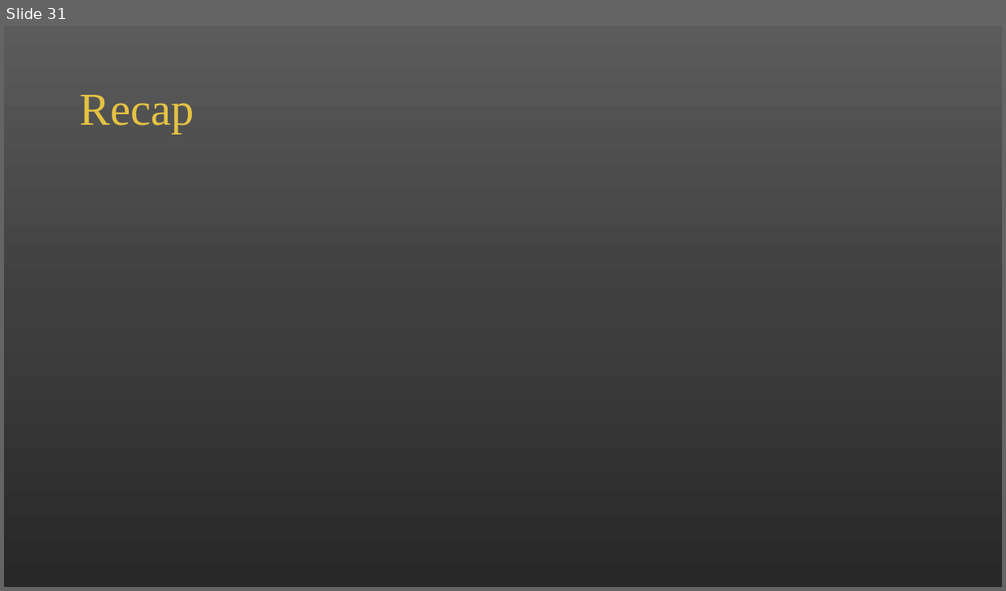
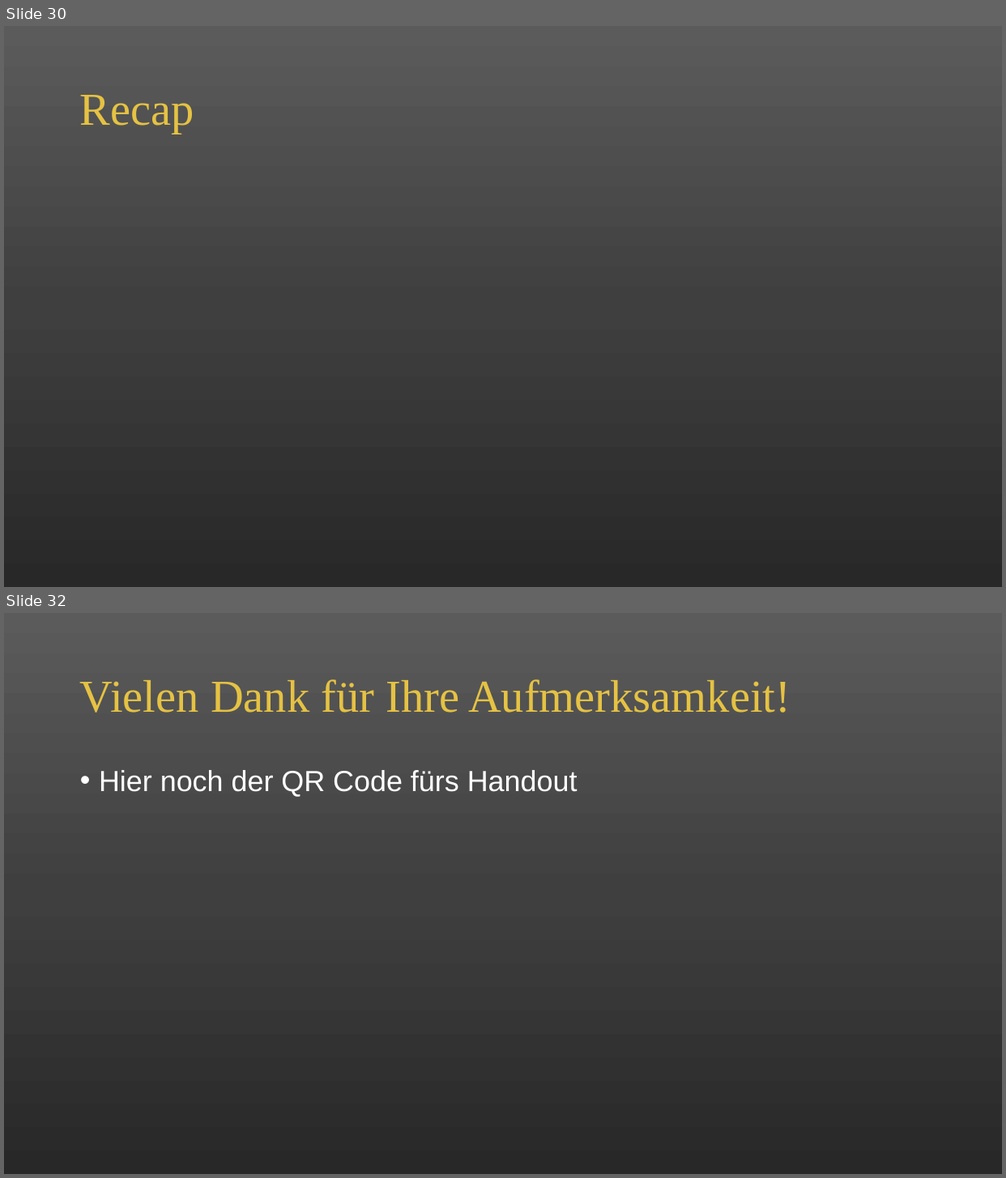
Before and after one commit to alicapr/CRM, a slide deck: CRM.pptx. Shown one above the other, each under a label of ours: slide 31 before the commit, slides 30 and 32 after it; the slides between them are not shown. The pictures are 1006x591 and 1006x1178 pixels, drawn with LibreOffice and Linux fonts; fonts in the diff are those of the drawing. Boxes give left, top, right and bottom in pixels: in the first picture for what was removed or moved away, otherwise in the second. Text is boxed around its words. In the diff, an @@ line names an element or a change of style, - is before the commit and + after.

Commit message:
Handout geaddet, Vikas Teil ppt fertig

```diff
--- a/CRM.pptx
+++ b/CRM.pptx
@@ slide 32 added at [4,613,1002,1174], background gradient #5B5B5B to #404040 to #292929 @@
@@ title added at [80,679,791,713], 44 pt, text #E5C243 @@
+Vielen Dank für Ihre Aufmerksamkeit!
@@ text added at [99,770,577,797], 28 pt, text #FFFFFF @@
+• Hier noch der QR Code fürs Handout
@@ what was slide 31 is now slide 30 @@
```
Also in this commit, not shown: 6 slides changed, 1 other slide added, 1 slide removed, 1 other file.
